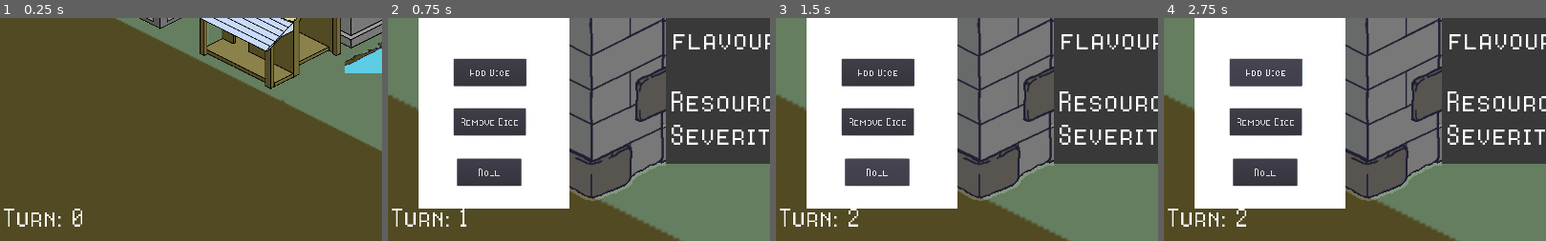
Above: before the commit, frames 1-4 (left to right).
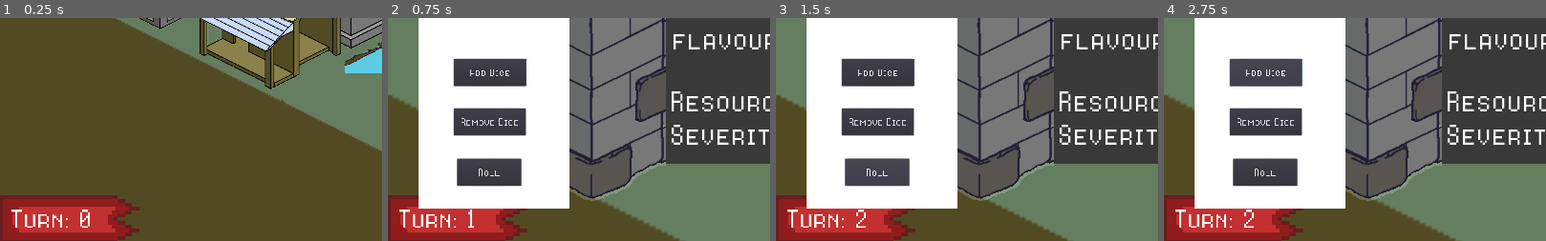
Above: after the commit, the same moments.

Repository: CapsCollective/rng-stronghold
Game: Godot game, scene res://scenes/main.tscn
The game is run twice, just before and just after one commit, with the same random seed, the same clock (stepped at 60 frames per second) and the same inputs.
Inputs (mouse positions are % of the whole screen's width and height, from its top left):
- Up to frame 1 (0.25 s): no input
- Up to frame 2 (0.75 s): tap Enter (ui_accept) at 0.5 s; move the mouse to (79, 42) at 0.52 s; press the mouse at (79, 42) at 0.53 s
- Up to frame 3 (1.5 s): tap Enter (ui_accept) at 0.77 s; release the mouse at (79, 42) at 1.25 s; click "Roll" at 1.25 s
- Up to frame 4 (2.75 s): click "Add Dice" at 2 s
The pictures show only the part of the screen within x 0-50%, y 50-100%; the shares and areas given below are measured in that part.

The runs differ from the first frame. In frame 1, 6.8% of the frame differs, in the area x 0-37%, y 79-100%; in frame 2, 5.3%; in frame 3, 5.3%; in frame 4, 5.3%.

Commit message:
Added turn banner.

Diff:
--- a/scenes/building_interface.tscn
+++ b/scenes/building_interface.tscn
@@ -29,6 +29,7 @@
 [node name="RollDiceButton" type="Button" parent="DiceButtons"]
 anchor_left = 1.5634e-08
 anchor_top = 1.57918e-07
+anchor_right = 1.5634e-08
 anchor_bottom = 1.57918e-07
 margin_left = 124.889
 margin_top = 611.885
--- a/scenes/resource_bar.tscn
+++ b/scenes/resource_bar.tscn
@@ -1,7 +1,8 @@
-[gd_scene load_steps=4 format=2]
+[gd_scene load_steps=5 format=2]
 
 [ext_resource path="res://res/8bitOperatorPlusSC-Regular.ttf" type="DynamicFontData" id=1]
 [ext_resource path="res://res/RNG-FortressBanner.png" type="Texture" id=2]
+[ext_resource path="res://res/Turn Banner.png" type="Texture" id=3]
 
 [sub_resource type="DynamicFont" id=1]
 size = 50
@@ -19,11 +20,16 @@
 scale = Vector2( 4.01312, 4.01312 )
 texture = ExtResource( 2 )
 
+[node name="Turn Banner" type="Sprite" parent="."]
+position = Vector2( 92.9961, 571.069 )
+scale = Vector2( 2.47745, 2.47745 )
+texture = ExtResource( 3 )
+
 [node name="TurnLabel" type="Label" parent="."]
-margin_left = 3.09653
-margin_top = 544.877
-margin_right = 162.096
-margin_bottom = 628.877
+margin_left = 12.7912
+margin_top = 547.301
+margin_right = 171.791
+margin_bottom = 631.301
 rect_scale = Vector2( 0.617864, 0.617864 )
 custom_fonts/font = SubResource( 1 )
 text = "Turn: "
Binary file added: res/Turn Banner.png
Not shown, added: res/Turn Banner.png.import
